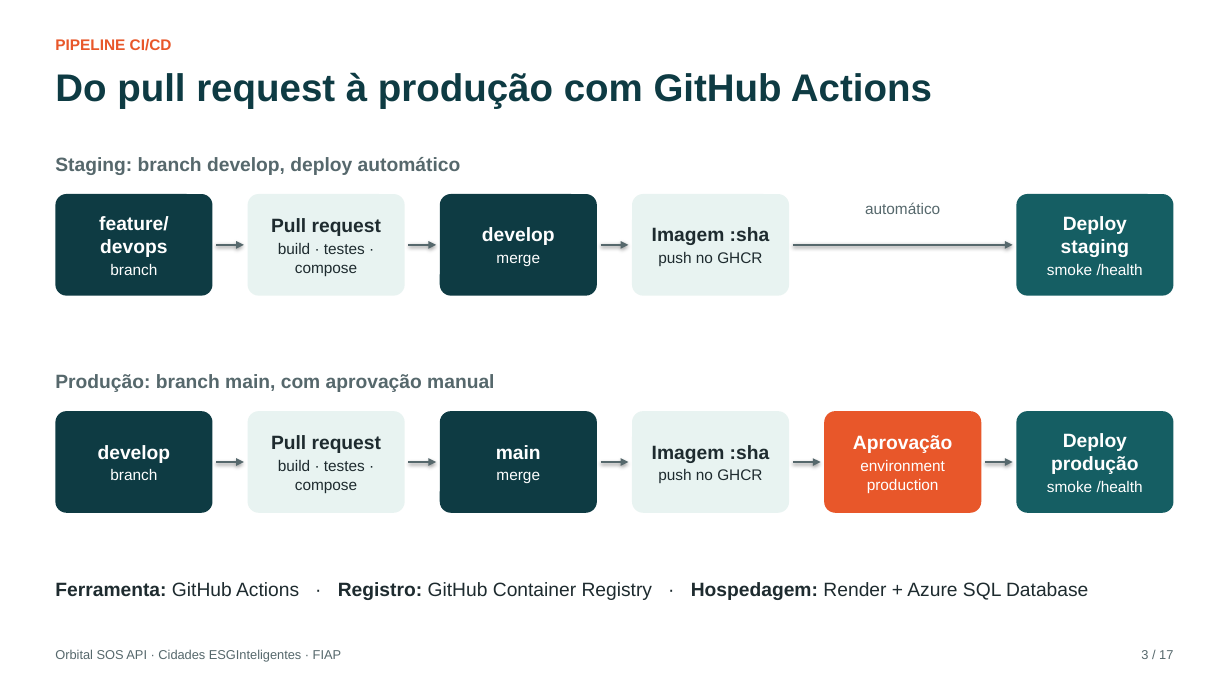
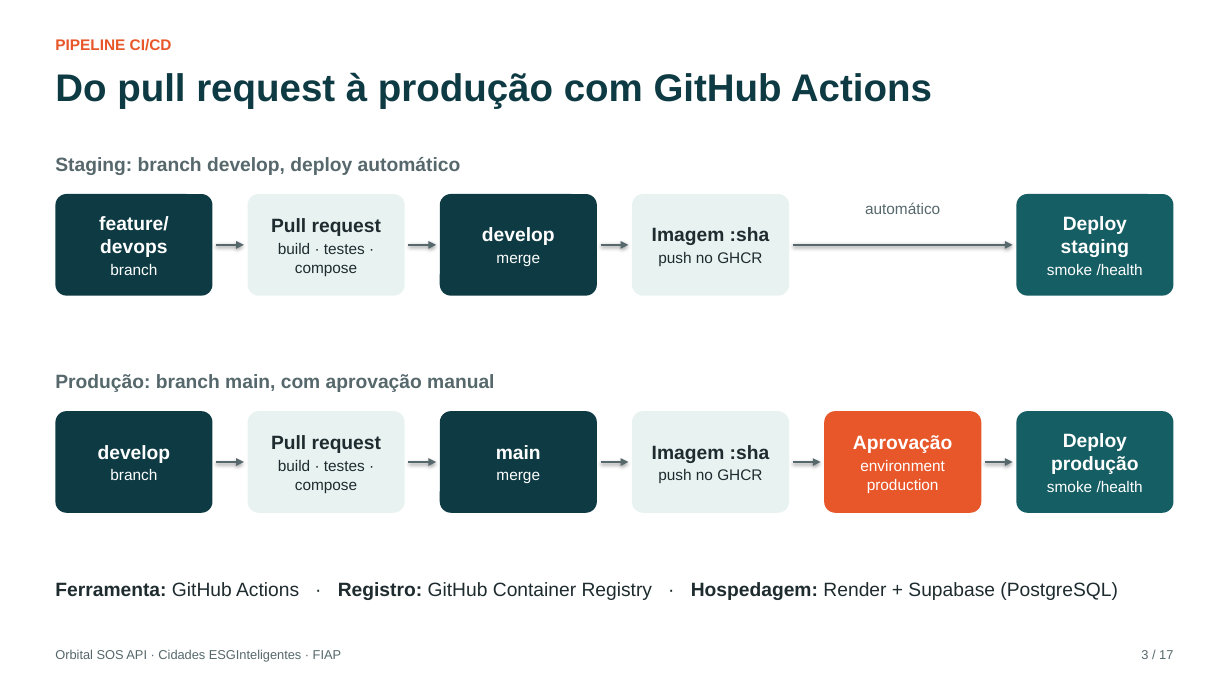
Before and after one commit to vsilva1997/orbital-sos-api, a slide deck: slide 3 of docs/Documentacao_DevOps.pptx. Drawn at 1232x693 pixels with LibreOffice and Linux fonts; fonts in the diff are those of the drawing. Boxes give left, top, right and bottom in pixels: in the first picture for what was removed or moved away, otherwise in the second. Text is boxed around its words. In the diff, an @@ line names an element or a change of style, - is before the commit and + after.

```diff
--- a/docs/Documentacao_DevOps.pptx
+++ b/docs/Documentacao_DevOps.pptx
@@ text at (55, 582, 1118, 600): text changed @@
-Ferramenta: GitHub Actions · Registro: GitHub Container Registry · Hospedagem: Render + Azure SQL Database
+Ferramenta: GitHub Actions · Registro: GitHub Container Registry · Hospedagem: Render + Supabase (PostgreSQL)
```
Also in this commit, not shown: 6 other slides changed, 4 other files.
